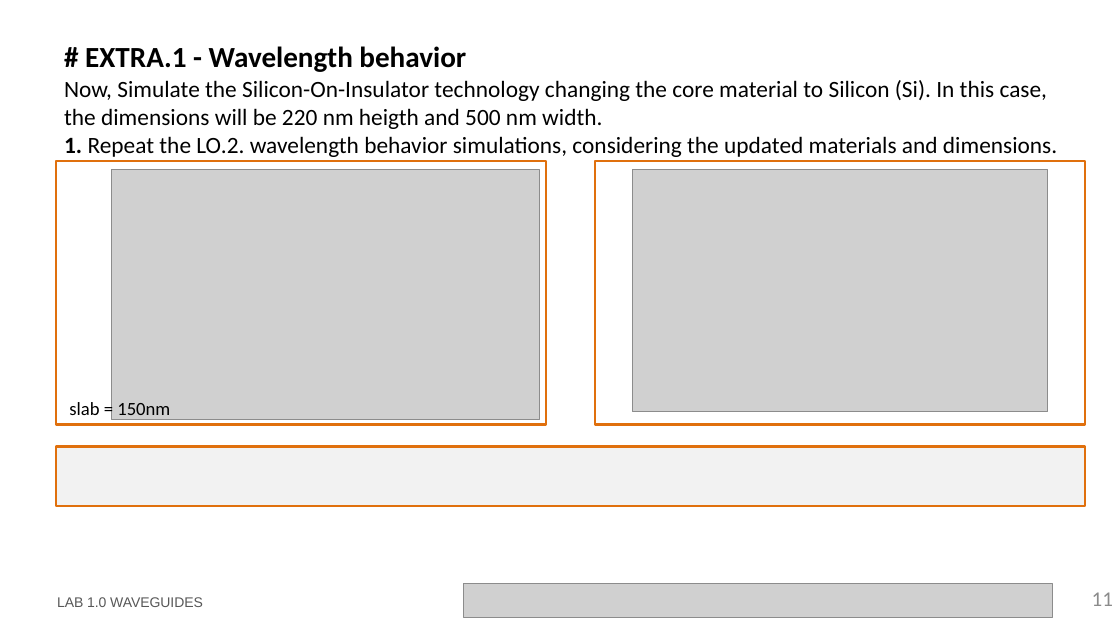
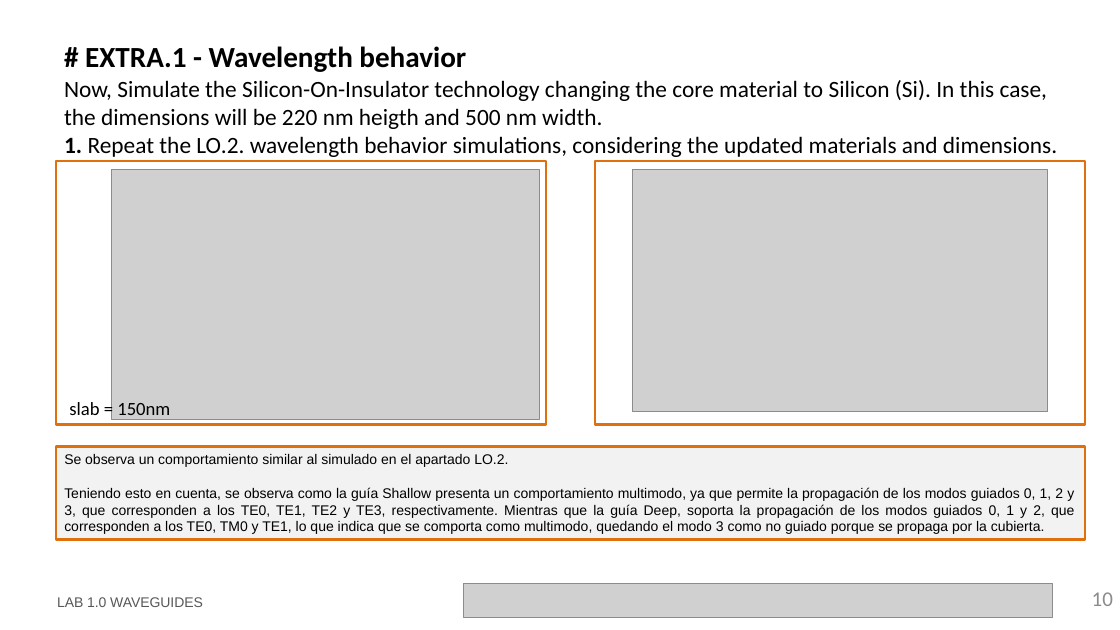
Before and after one commit to jllanoh/cifoin-lab1, a slide deck: slide 10 of LabBook_10.pptx (slide 11 before the commit). Drawn at 1120x630 pixels with LibreOffice and Linux fonts; fonts in the diff are those of the drawing; grey boxes stand for pictures; background and template pictures are left out. Boxes give left, top, right and bottom in pixels: in the first picture for what was removed or moved away, otherwise in the second. Text is boxed around its words. In the diff, an @@ line names an element or a change of style, - is before the commit and + after.

```diff
--- a/LabBook_10.pptx
+++ b/LabBook_10.pptx
@@ rectangle "Se observa un comportamiento similar ..." resized from (x1=56, y1=447, x2=1086, y2=507) to (x1=56, y1=447, x2=1086, y2=540) @@
@@ text in rectangle at (x1=64, y1=454, x2=1074, y2=534): text added @@
+Se observa un comportamiento similar al simulado en el apartado LO.2.
+Teniendo esto en cuenta, se observa como la guía Shallow presenta un comportamiento multimodo, ya que permite la propagación de los modos guiados 0, 1, 2 y 3, que corresponden a los TE0, TE1, TE2 y TE3, respectivamente. Mientras que la guía Deep, soporta la propagación de los modos guiados 0, 1 y 2, que corresponden a los TE0, TM0 y TE1, lo que indica que se comporta como multimodo, quedando el modo 3 como no guiado porque se propaga por la cubierta.
@@ page number at (x1=1092, y1=592, x2=1113, y2=606): text changed @@
-11
+10
```
Also in this commit, not shown: 10 other slides changed, 1 slide removed, 1 other file.
